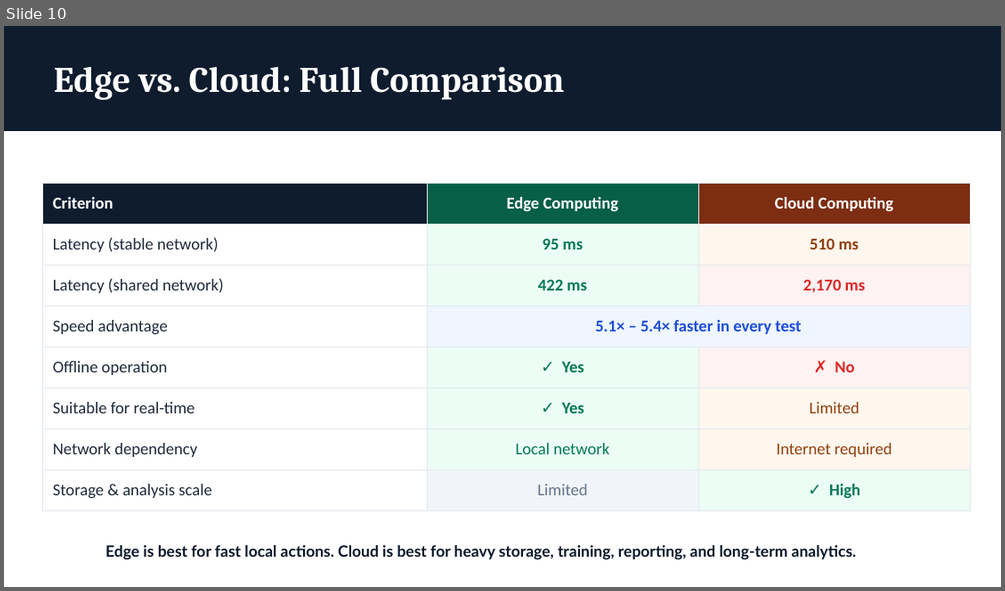
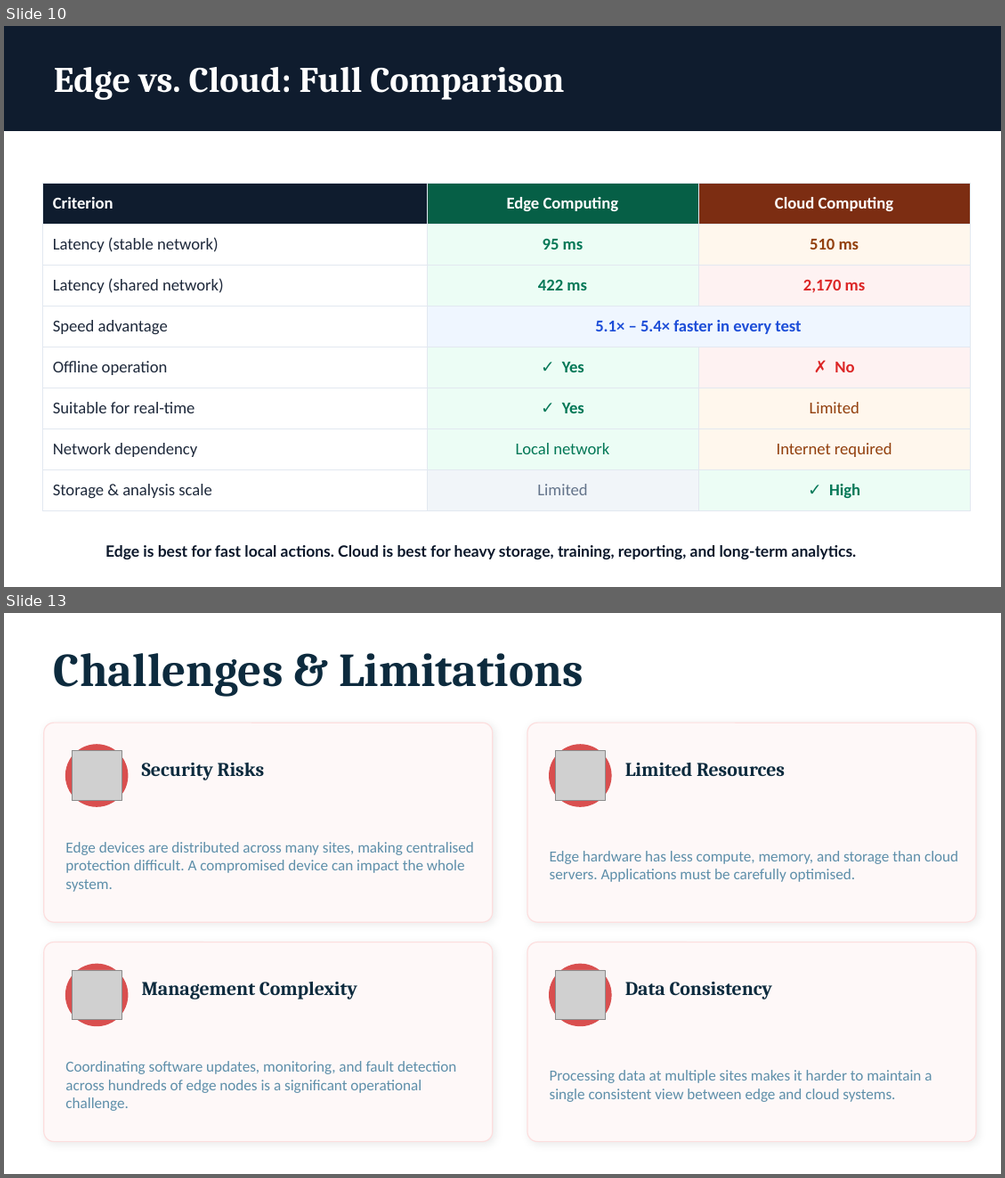
Before and after one commit to sohan2961/SS2026_ICS_Team_A5, a slide deck: Presentation/Edge_Computing_in_Industrial_Communication.pptx. Shown one above the other, each under a label of ours: slide 10 before the commit, slides 10 and 13 after it; the slides between them are not shown. The pictures are 1005x591 and 1005x1178 pixels, drawn with LibreOffice and Linux fonts; fonts in the diff are those of the drawing; grey boxes stand for pictures. Boxes give left, top, right and bottom in pixels: in the first picture for what was removed or moved away, otherwise in the second. Text is boxed around its words. In the diff, an @@ line names an element or a change of style, - is before the commit and + after.

```diff
--- a/Presentation/Edge_Computing_in_Industrial_Communication.pptx
+++ b/Presentation/Edge_Computing_in_Industrial_Communication.pptx
@@ slide 13 added at (4,613,1001,1174), background #FFFFFF @@
@@ text added at (54,653,583,697), 45.3 pt, text #0D2B3E, bold @@
+Challenges & Limitations
@@ rounded rectangle added at (44,723,493,923), fill #FEF8F8, outline #FDDEDE 1 pt @@
@@ ellipse added at (66,745,128,807), fill #D94F4F, outline #D94F4F 1 pt @@
@@ rounded rectangle added at (527,723,976,923), fill #FEF8F8, outline #FDDEDE 1 pt @@
@@ ellipse added at (550,745,611,807), fill #D94F4F, outline #D94F4F 1 pt @@
@@ picture added at (72,751,122,801) @@
@@ text added at (142,763,265,780), 18.7 pt, text #0D2B3E, bold @@
+Security Risks
@@ picture added at (555,751,606,801) @@
@@ text added at (625,763,785,776), 18.7 pt, text #0D2B3E, bold @@
+Limited Resources
@@ text added at (65,842,474,892), 14.7 pt, text #5E8FAA @@
+Edge devices are distributed across many sites, making centralised protection difficult. A compromised device can impact the whole system.
@@ text added at (550,851,958,882), 14.7 pt, text #5E8FAA @@
+Edge hardware has less compute, memory, and storage than cloud servers. Applications must be carefully optimised.
@@ rounded rectangle added at (44,942,493,1142), fill #FEF8F8, outline #FDDEDE 1 pt @@
@@ rounded rectangle added at (527,942,976,1142), fill #FEF8F8, outline #FDDEDE 1 pt @@
@@ ellipse added at (66,964,128,1026), fill #D94F4F, outline #D94F4F 1 pt @@
@@ picture added at (72,970,122,1020) @@
@@ text added at (142,981,357,999), 18.7 pt, text #0D2B3E, bold @@
+Management Complexity
@@ ellipse added at (550,964,611,1026), fill #D94F4F, outline #D94F4F 1 pt @@
@@ picture added at (555,970,606,1020) @@
@@ text added at (625,981,772,999), 18.7 pt, text #0D2B3E, bold @@
+Data Consistency
@@ text added at (65,1061,456,1111), 14.7 pt, text #5E8FAA @@
+Coordinating software updates, monitoring, and fault detection across hundreds of edge nodes is a significant operational challenge.
@@ text added at (550,1070,931,1102), 14.7 pt, text #5E8FAA @@
+Processing data at multiple sites makes it harder to maintain a single consistent view between edge and cloud systems.
```
Also in this commit, not shown: 2 other slides added.
